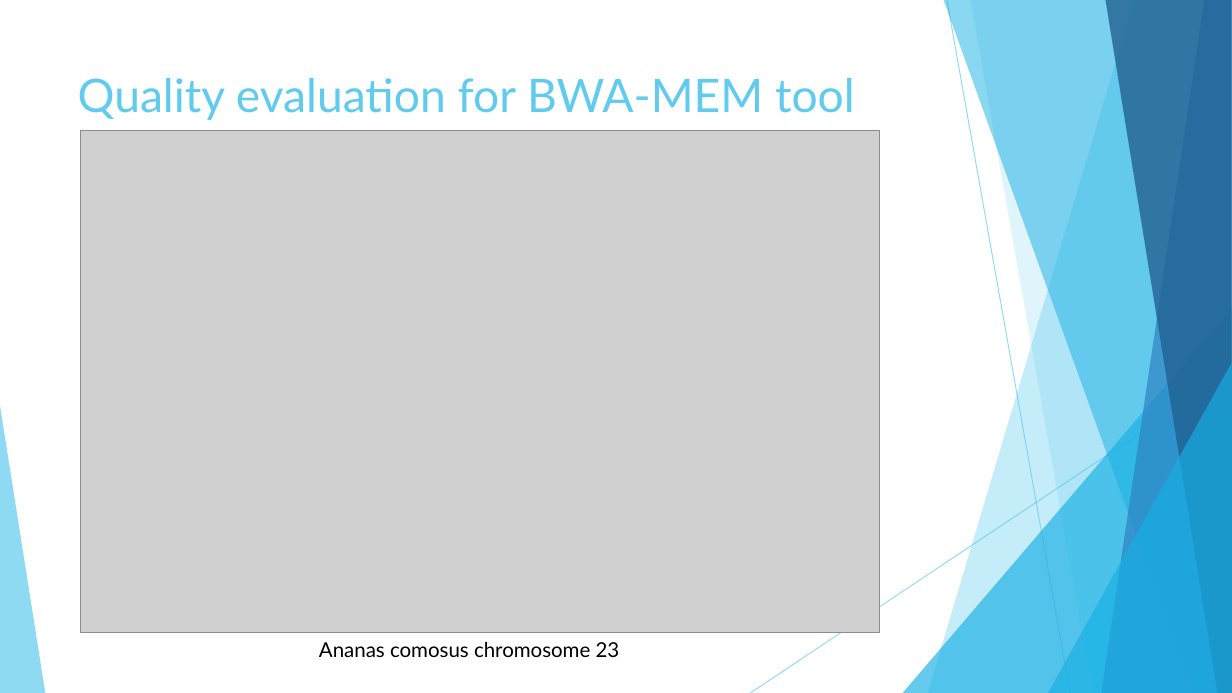
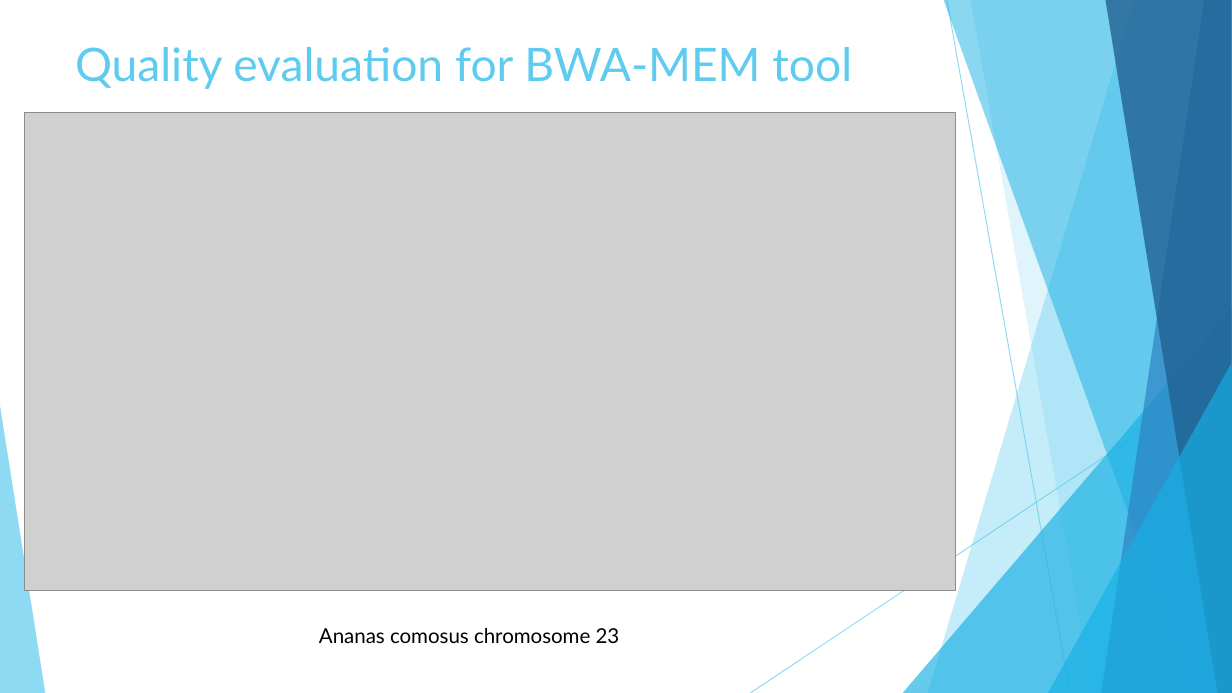
Before and after one commit to mmaricic/GI_Project, a slide deck: slide 14 of Illumina-paired-end-read-sequencing-simulator.pptx. Drawn at 1232x693 pixels with LibreOffice and Linux fonts; fonts in the diff are those of the drawing; grey boxes stand for pictures. Boxes give left, top, right and bottom in pixels: in the first picture for what was removed or moved away, otherwise in the second. Text is boxed around its words. In the diff, an @@ line names an element or a change of style, - is before the commit and + after.

```diff
--- a/Illumina-paired-end-read-sequencing-simulator.pptx
+++ b/Illumina-paired-end-read-sequencing-simulator.pptx
@@ title "Quality evaluation for BWA-MEM tool": place and size @@
-title "Quality evaluation for BWA-MEM tool" at (78, 78, 855, 120)
+title "Quality evaluation for BWA-MEM tool" at (75, 47, 852, 89)
@@ picture: place and size @@
-picture at (81, 130, 881, 632)
+picture at (25, 113, 956, 591)
@@ text "Ananas comosus chromosome 23": place and size @@
-text "Ananas comosus chromosome 23" at (319, 642, 620, 657)
+text "Ananas comosus chromosome 23" at (319, 628, 620, 643)
```
Also in this commit, not shown: 5 other slides changed, 4 other files.
